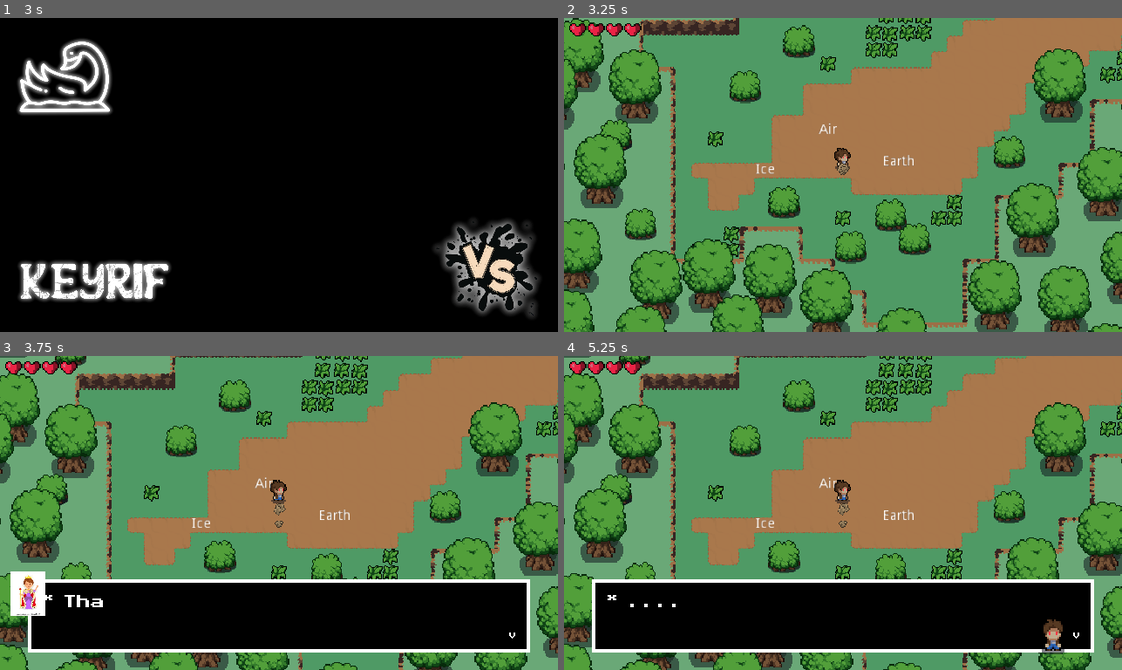
Above: before the commit, frames 1-4 (two rows, left to right).
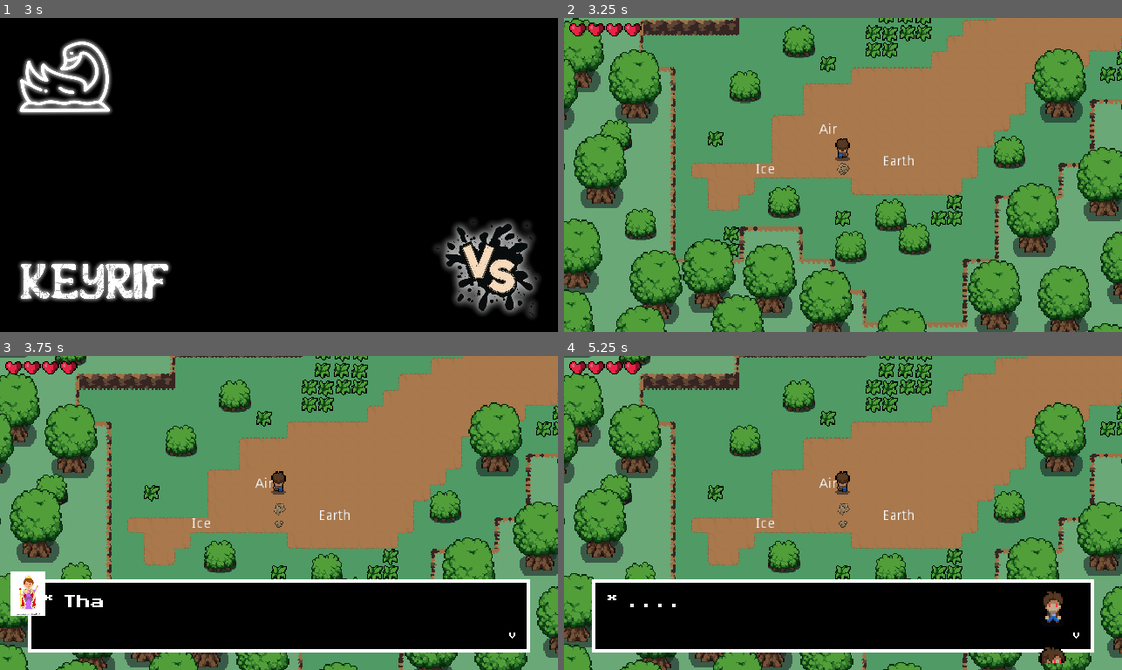
Above: after the commit, the same moments.

Repository: Zapzoop/pixelatedjam
Game: Godot game, scene res://boot.tscn
The game is run twice, just before and just after one commit, with the same random seed, the same clock (stepped at 60 frames per second) and the same inputs.
Inputs (mouse positions are in pixels of both pictures, inside the frame that each line leads up to):
- Up to frame 1 (3 s): tap Enter at 0.5, 2 s; move the mouse to (401, 159) at 0.52 s; hold Right (ui_right) 0.53-1.28 s; hold E (action) 0.53-1.28 s; tap Space at 1.25, 2.75 s; move the mouse to (167, 190) at 1.27 s; hold Down (ui_down) 1.28-2.03 s; click (167, 190) at 1.35 s; move the mouse to (334, 105) at 2.02 s; hold Right (ui_right) 2.03-2.78 s; hold E (action) 2.03-2.78 s; move the mouse to (251, 237) at 2.77 s; hold Up (ui_up) from 2.78 s (still down); click (251, 237) at 2.85 s
- Up to frame 2 (3.25 s): keep holding Up (ui_up)
- Up to frame 3 (3.75 s): move the mouse to (446, 560) at 3.52 s; release Up (ui_up) at 3.53 s; hold Left (ui_left) from 3.53 s (still down); hold E (action) from 3.53 s (still down)
- Up to frame 4 (5.25 s): move the mouse to (675, 465) at 4.27 s; release E (action) at 4.28 s; click (675, 465) at 4.35 s; move the mouse to (870, 513) at 5.02 s; release Left (ui_left) at 5.03 s; hold Down (ui_down) from 5.03 s (still down); hold E (action) from 5.03 s (still down)

Frame 1 is identical in both runs. In frame 2, 0.2% of the frame differs, in the area x 48-52%, y 38-49%; in frame 3, 0.2%; in frame 4, 0.9%, in the area x 48-90%, y 36-98%.

Commit message:
Fixed character motion

Diff:
--- a/Player/Player.tscn
+++ b/Player/Player.tscn
@@ -32,7 +32,7 @@
 "times": PoolRealArray( 0, 0.1, 0.2, 0.3 ),
 "transitions": PoolRealArray( 1, 1, 1, 1 ),
 "update": 1,
-"values": [ 36, 37, 38, 39 ]
+"values": [ 48, 49, 50, 51 ]
 }
 tracks/1/type = "method"
 tracks/1/path = NodePath(".")
@@ -100,7 +100,7 @@
 "times": PoolRealArray( 0, 0.1, 0.2, 0.3 ),
 "transitions": PoolRealArray( 1, 1, 1, 1 ),
 "update": 1,
-"values": [ 32, 33, 34, 35 ]
+"values": [ 65, 64, 63, 62 ]
 }
 tracks/1/type = "method"
 tracks/1/path = NodePath(".")
@@ -168,7 +168,7 @@
 "times": PoolRealArray( 0, 0.1, 0.2, 0.3 ),
 "transitions": PoolRealArray( 1, 1, 1, 1 ),
 "update": 1,
-"values": [ 24, 25, 26, 27 ]
+"values": [ 54, 55, 56, 57 ]
 }
 tracks/1/type = "method"
 tracks/1/path = NodePath(".")
@@ -236,7 +236,7 @@
 "times": PoolRealArray( 0, 0.1, 0.2, 0.3 ),
 "transitions": PoolRealArray( 1, 1, 1, 1 ),
 "update": 1,
-"values": [ 28, 29, 30, 31 ]
+"values": [ 66, 67, 68, 69 ]
 }
 tracks/1/type = "method"
 tracks/1/path = NodePath(".")
@@ -319,22 +319,10 @@
 tracks/0/imported = false
 tracks/0/enabled = true
 tracks/0/keys = {
-"times": PoolRealArray( 0, 0.2, 0.4, 0.6, 0.8 ),
-"transitions": PoolRealArray( 1, 1, 1, 1, 1 ),
-"update": 1,
-"values": [ 6, 7, 8, 9, 10 ]
-}
-tracks/1/type = "value"
-tracks/1/path = NodePath("Sprite:flip_h")
-tracks/1/interp = 1
-tracks/1/loop_wrap = true
-tracks/1/imported = false
-tracks/1/enabled = true
-tracks/1/keys = {
-"times": PoolRealArray( 0 ),
-"transitions": PoolRealArray( 1 ),
-"update": 1,
-"values": [ true ]
+"times": PoolRealArray( 0, 0.2, 0.4, 0.6, 0.8, 1 ),
+"transitions": PoolRealArray( 1, 1, 1, 1, 1, 1 ),
+"update": 1,
+"values": [ 17, 16, 15, 14, 13, 12 ]
 }
 
 [sub_resource type="Animation" id=8]
@@ -368,7 +356,7 @@
 "times": PoolRealArray( 0, 0.2, 0.4, 0.6, 0.8 ),
 "transitions": PoolRealArray( 1, 1, 1, 1, 1 ),
 "update": 1,
-"values": [ 12, 13, 14, 15, 16 ]
+"values": [ 18, 19, 20, 21, 22 ]
 }
 
 [sub_resource type="Animation" id=52]
@@ -587,7 +575,7 @@
 "times": PoolRealArray( 0, 0.1, 0.2, 0.3, 0.4, 0.5 ),
 "transitions": PoolRealArray( 1, 1, 1, 1, 1, 1 ),
 "update": 1,
-"values": [ 19, 20, 21, 22, 23, 18 ]
+"values": [ 24, 25, 26, 27, 28, 29 ]
 }
 
 [sub_resource type="Animation" id=15]
@@ -603,7 +591,7 @@
 "times": PoolRealArray( 0, 0.1, 0.2, 0.3, 0.4, 0.5 ),
 "transitions": PoolRealArray( 1, 1, 1, 1, 1, 1 ),
 "update": 1,
-"values": [ 13, 14, 15, 16, 17, 12 ]
+"values": [ 41, 40, 39, 38, 37, 36 ]
 }
 
 [sub_resource type="Animation" id=16]
@@ -619,7 +607,7 @@
 "times": PoolRealArray( 0, 0.1, 0.2, 0.3, 0.4, 0.5 ),
 "transitions": PoolRealArray( 1, 1, 1, 1, 1, 1 ),
 "update": 1,
-"values": [ 1, 2, 3, 4, 5, 0 ]
+"values": [ 30, 31, 32, 33, 34, 35 ]
 }
 
 [sub_resource type="Animation" id=17]
@@ -632,10 +620,10 @@
 tracks/0/imported = false
 tracks/0/enabled = true
 tracks/0/keys = {
-"times": PoolRealArray( 0, 0.1, 0.2, 0.3, 0.4, 0.5 ),
+"times": PoolRealArray( 0.1, 0.2, 0.3, 0.4, 0.5, 0.6 ),
 "transitions": PoolRealArray( 1, 1, 1, 1, 1, 1 ),
 "update": 1,
-"values": [ 7, 8, 9, 10, 11, 6 ]
+"values": [ 42, 43, 44, 45, 46, 47 ]
 }
 
 [sub_resource type="AnimationNodeAnimation" id=18]
@@ -840,7 +828,7 @@
 scale = Vector2( 1.1, 1.1 )
 texture = ExtResource( 1 )
 hframes = 6
-vframes = 10
+vframes = 13
 
 [node name="CollisionShape2D" type="CollisionShape2D" parent="."]
 visible = false
Binary file changed: sprites/characters/player.png
